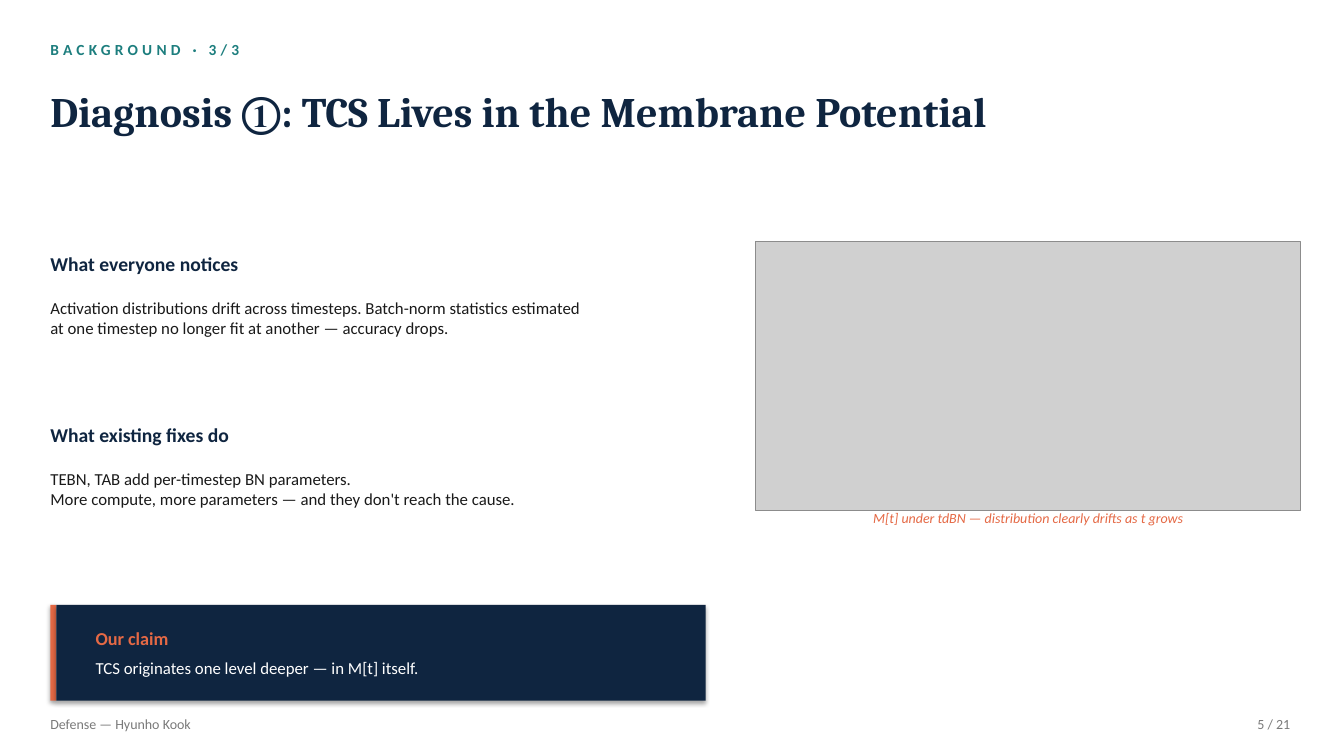
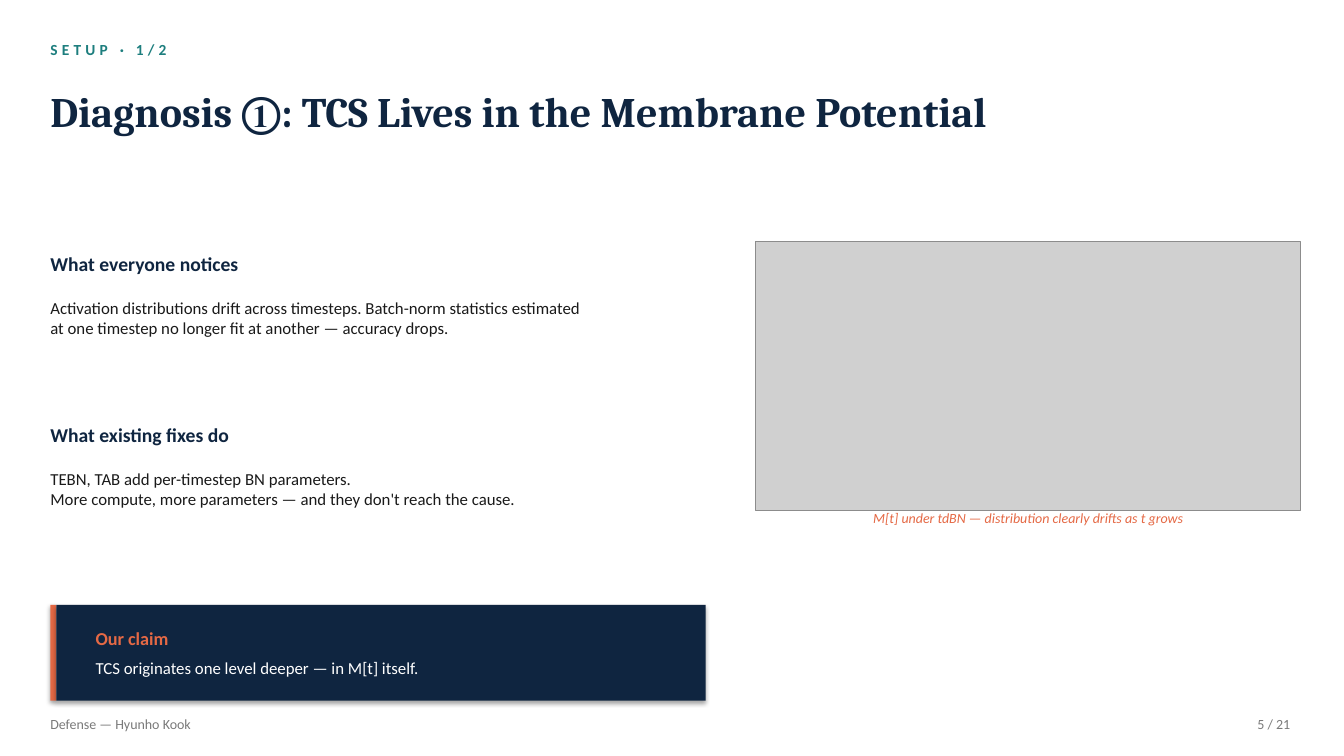
Before and after one commit to kookhh0827/POSTECH_thesis_template_latex, a slide deck: slide 5 of Hyunho_Kook_Master_Defense.pptx. Drawn at 1344x756 pixels with LibreOffice and Linux fonts; fonts in the diff are those of the drawing; grey boxes stand for pictures. Boxes give left, top, right and bottom in pixels: in the first picture for what was removed or moved away, otherwise in the second. Text is boxed around its words. In the diff, an @@ line names an element or a change of style, - is before the commit and + after.

```diff
--- a/Hyunho_Kook_Master_Defense.pptx
+++ b/Hyunho_Kook_Master_Defense.pptx
@@ text at [50, 44, 167, 56]: text changed @@
-BACKGROUND · 3/3
+SETUP · 1/2
```
Also in this commit, not shown: 4 other slides changed, 5 other files.
